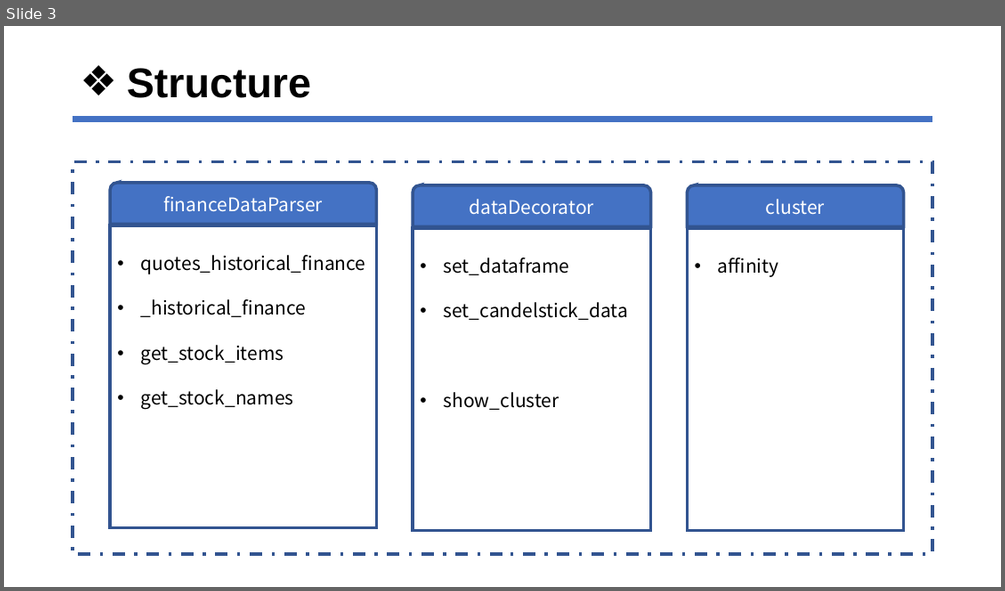
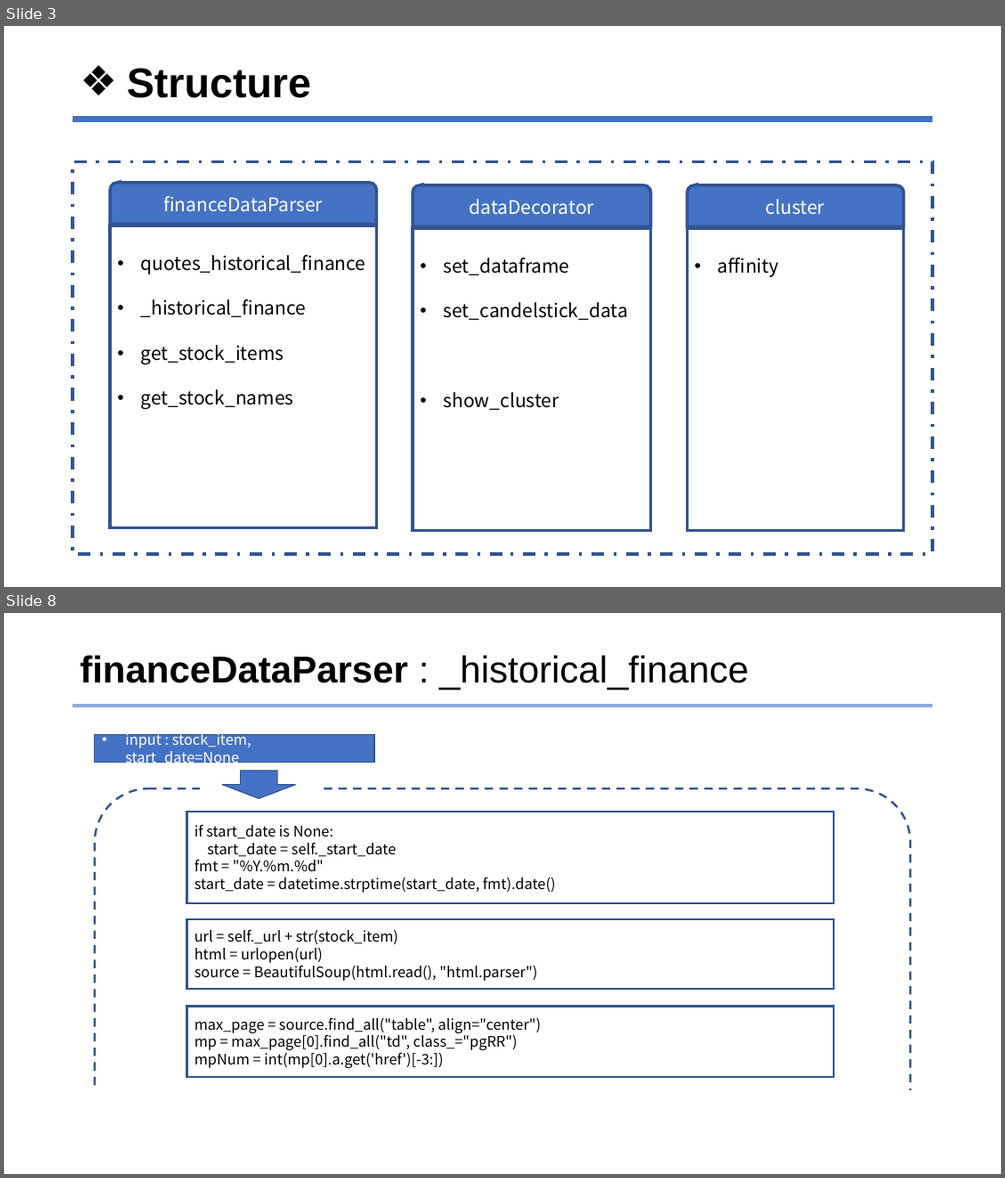
Before and after one commit to jhyun0919/skku_python_proj, a slide deck: etc/skku_term_proj.pptx. Shown one above the other, each under a label of ours: slide 3 before the commit, slides 3 and 8 after it; the slides between them are not shown. The pictures are 1005x591 and 1005x1178 pixels, drawn with LibreOffice and Linux fonts; fonts in the diff are those of the drawing. Boxes give left, top, right and bottom in pixels: in the first picture for what was removed or moved away, otherwise in the second. Text is boxed around its words. In the diff, an @@ line names an element or a change of style, - is before the commit and + after.

```diff
--- a/etc/skku_term_proj.pptx
+++ b/etc/skku_term_proj.pptx
@@ slide 8 added at bbox=[4, 613, 1001, 1174], background #FFFFFF @@
@@ title added at bbox=[80, 655, 749, 690], 36 pt, text #000000 @@
+financeDataParser : _historical_finance
@@ line added from (73, 706) to (933, 706), #8FAADC 3.16 pt @@
@@ rectangle added at bbox=[95, 734, 374, 762], fill #4472C4, outline #325491 1 pt, 14 pt, text #FFFFFF @@
+• input : stock_item, start_date=None
@@ rectangle added at bbox=[200, 746, 317, 766], fill #FFFFFF, outline #FFFFFF 1 pt @@
@@ rectangle added at bbox=[187, 811, 834, 902], outline #325491 2 pt, 14 pt, text #000000 @@
+if start_date is None:
+start_date = self._start_date
+fmt = "%Y.%m.%d"
+start_date = datetime.strptime(start_date, fmt).date()
@@ rectangle added at bbox=[187, 919, 834, 989], outline #325491 2 pt, 14 pt, text #000000 @@
+url = self._url + str(stock_item)
+html = urlopen(url)
+source = BeautifulSoup(html.read(), "html.parser")
@@ rectangle added at bbox=[187, 1006, 834, 1078], outline #325491 2 pt, 14 pt, text #000000 @@
+max_page = source.find_all("table", align="center")
+mp = max_page[0].find_all("td", class_="pgRR")
+mpNum = int(mp[0].a.get('href')[-3:])
@@ group added at bbox=[82, 771, 933, 1125]: 2 rectangles, 1 round same rect, 1 down arrow @@
```
Also in this commit, not shown: 8 slides changed, 10 other slides added, 5 slides removed, 4 other files.
